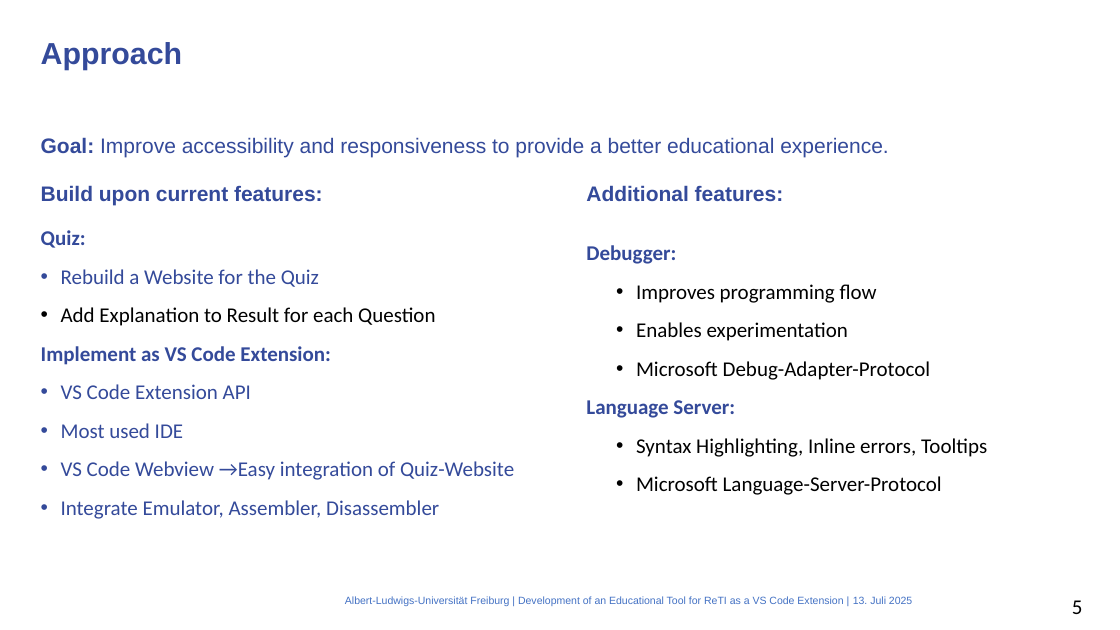
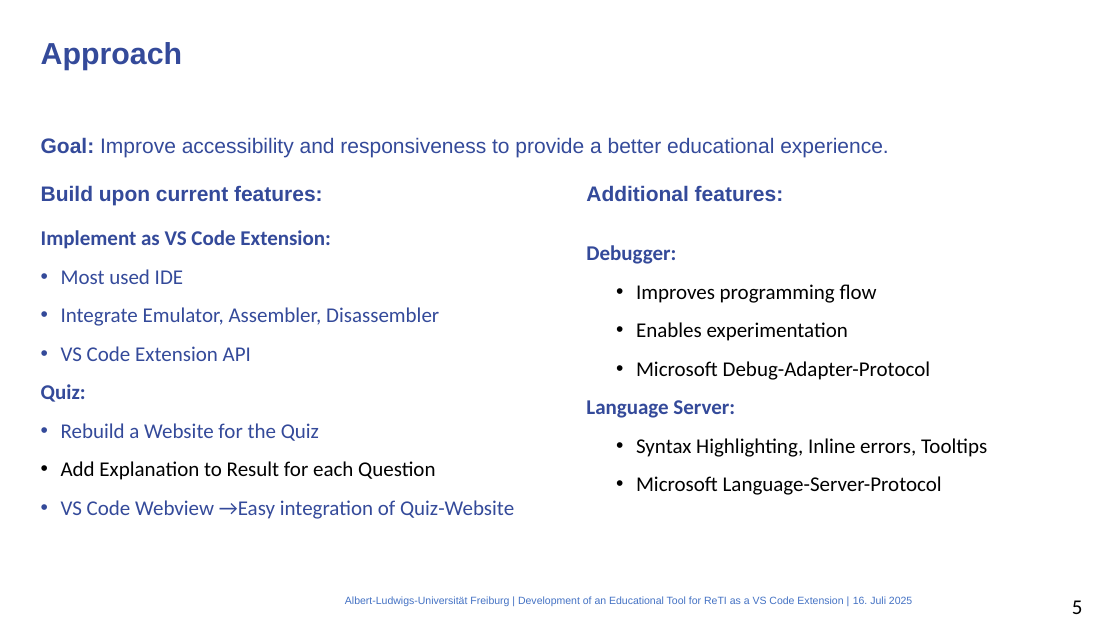
Before and after one commit to mlt279/vscode-reti, a slide deck: slide 5 of presentation/presentation.pptx. Drawn at 1120x630 pixels with LibreOffice and Linux fonts; fonts in the diff are those of the drawing; background and template pictures are left out. Boxes give left, top, right and bottom in pixels: in the first picture for what was removed or moved away, otherwise in the second. Text is boxed around its words. In the diff, an @@ line names an element or a change of style, - is before the commit and + after.

Commit message:
updated presentation

```diff
--- a/presentation/presentation.pptx
+++ b/presentation/presentation.pptx
@@ text at (x1=41, y1=230, x2=439, y2=361): paragraphs added @@
+Implement as VS Code Extension:
+Most used IDE
+Integrate Emulator, Assembler, Disassembler
+VS Code Extension API
@@ text at (x1=41, y1=346, x2=331, y2=438): paragraphs removed @@
-Implement as VS Code Extension:
-VS Code Extension API
-Most used IDE
@@ text at (x1=61, y1=500, x2=439, y2=519): paragraph removed @@
-Integrate Emulator, Assembler, Disassembler
@@ text at (x1=853, y1=596, x2=912, y2=604): text changed @@
-13. Juli 2025
+16. Juli 2025
```
Also in this commit, not shown: 12 other slides changed, 2 other files.
